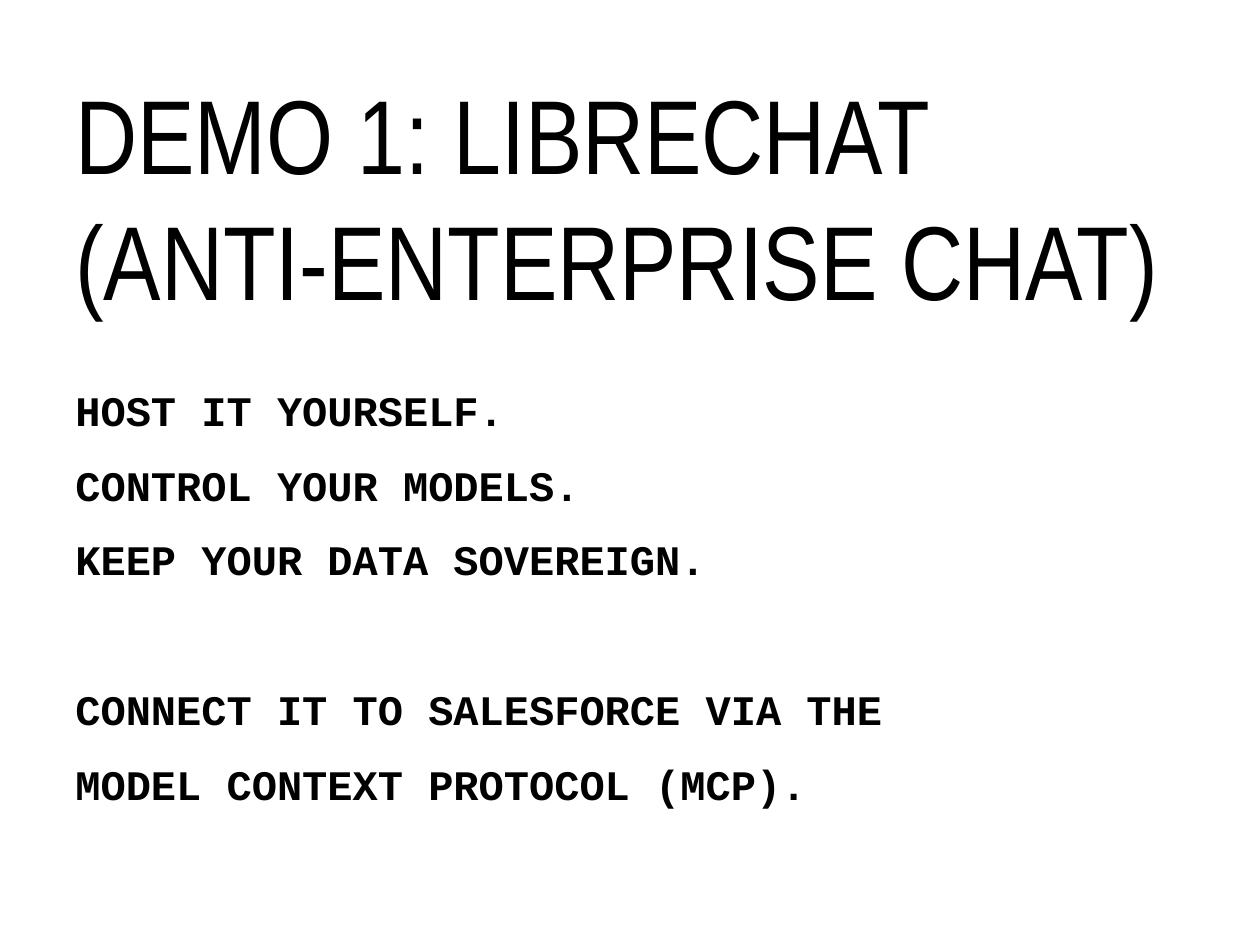
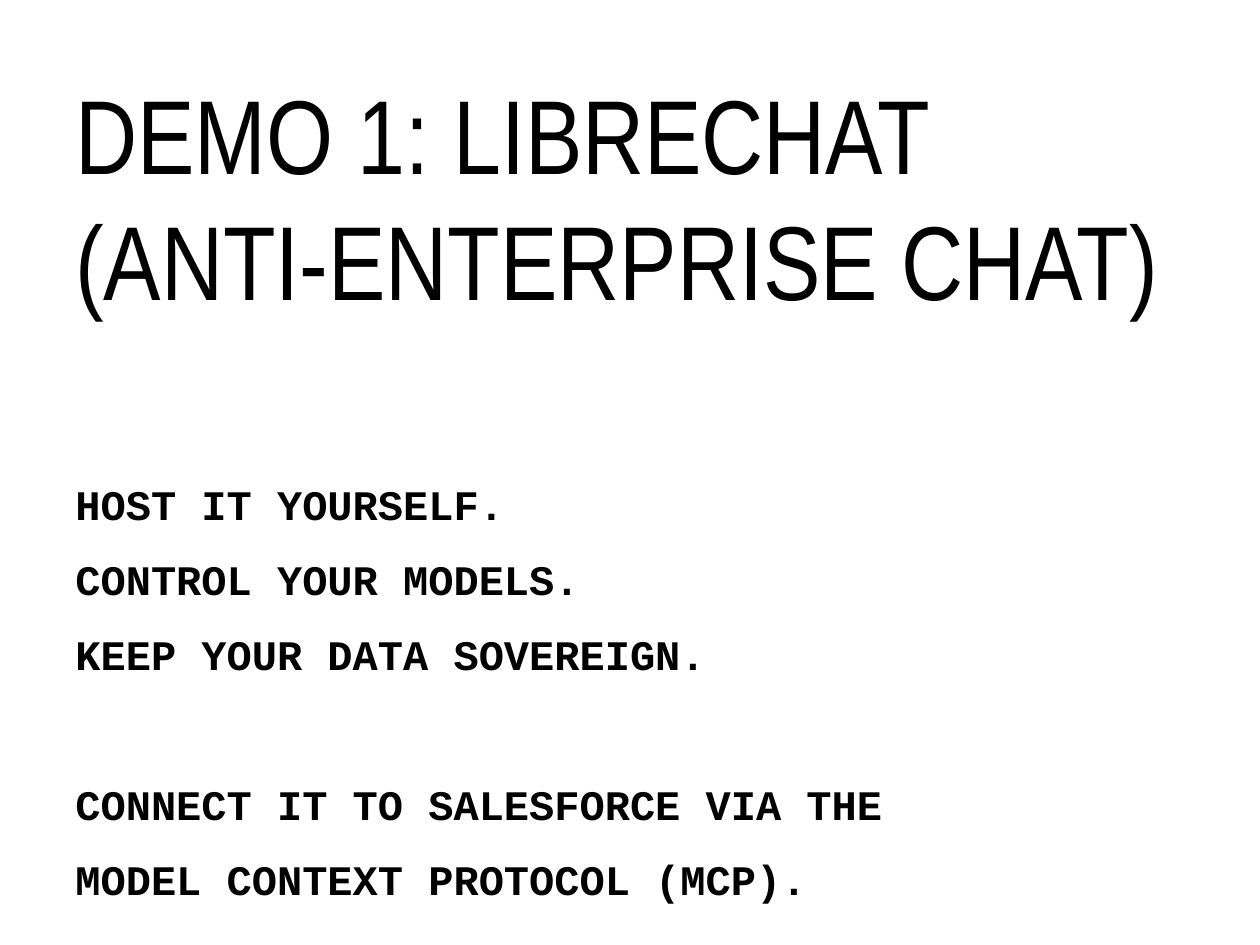
Before and after one commit to Billflorio/salesforce-local-ai, a slide deck: slide 2 of Final_AIOnDimesDeck.pptx. Drawn at 1260x945 pixels with LibreOffice and Linux fonts; fonts in the diff are those of the drawing. Boxes give left, top, right and bottom in pixels: in the first picture for what was removed or moved away, otherwise in the second. Text is boxed around its words. In the diff, an @@ line names an element or a change of style, - is before the commit and + after.

```diff
--- a/Final_AIOnDimesDeck.pptx
+++ b/Final_AIOnDimesDeck.pptx
@@ text "HOST IT YOURSELF.": place and size @@
-text "HOST IT YOURSELF." at bbox=[75, 398, 882, 809]
+text "HOST IT YOURSELF." at bbox=[75, 492, 882, 904]
```
Also in this commit, not shown: 5 other files.
